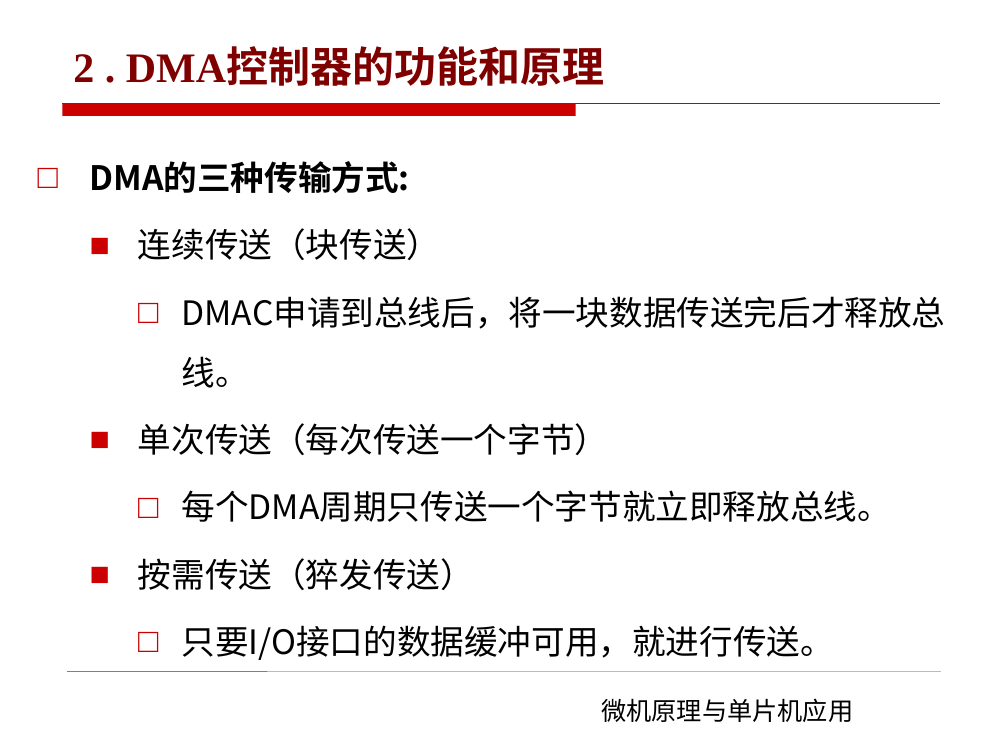
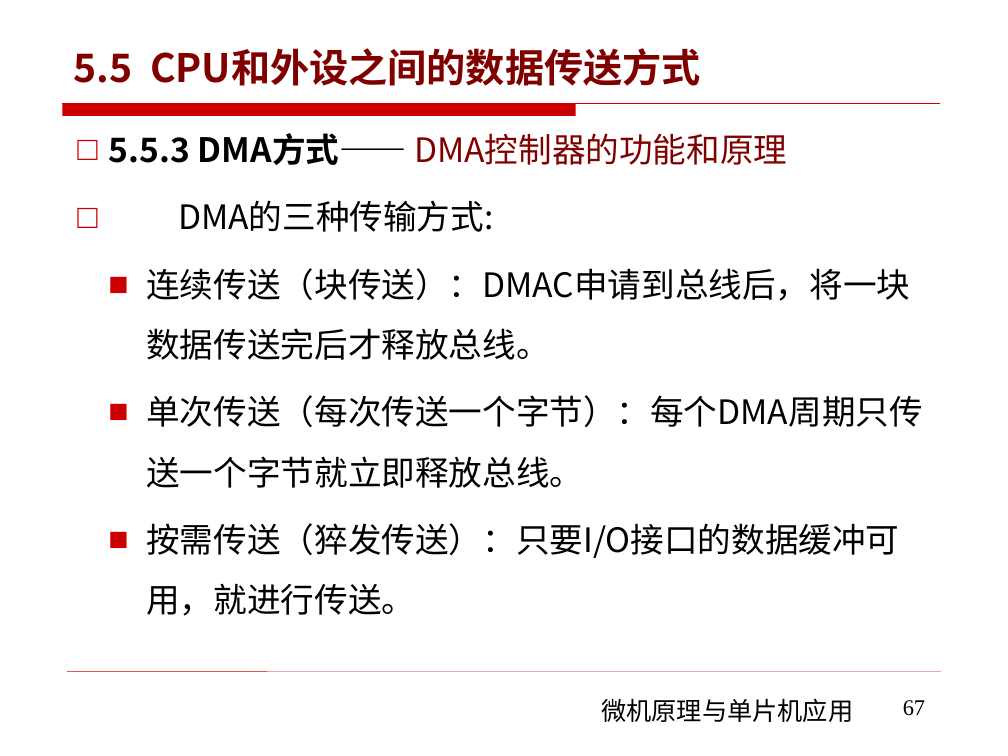
Before and after one commit to rshouc/Microcomputer, a slide deck: slide 67 of PPT/The Principle of Microcomputer/第五章 微机原理（微机和外设的数据传输) .pptx (slide 68 before the commit). Drawn at 1008x756 pixels with LibreOffice and Linux fonts; fonts in the diff are those of the drawing; background and template pictures are left out. Boxes give left, top, right and bottom in pixels: in the first picture for what was removed or moved away, otherwise in the second. Text is boxed around its words. In the diff, an @@ line names an element or a change of style, - is before the commit and + after.

```diff
--- a/PPT/The Principle of Microcomputer/第五章 微机原理（微机和外设的数据传输) .pptx
+++ b/PPT/The Principle of Microcomputer/第五章 微机原理（微机和外设的数据传输) .pptx
@@ title at [73,48,701,86]: text changed; size 30 to 28 pt; font Times New Roman to Noto Sans CJK SC @@
-2 . DMA控制器的功能和原理
+5.5 CPU和外设之间的数据传送方式
@@ text "5.5.3 DMA方式—— DMA控制器的功能和原理": place and size @@
-text "5.5.3 DMA方式—— DMA控制器的功能和原理" at [90,161,946,660]
+text "5.5.3 DMA方式—— DMA控制器的功能和原理" at [109,133,922,616]
@@ text at [109,133,787,165]: paragraph added @@
+□ 5.5.3 DMA方式—— DMA控制器的功能和原理
@@ text at [146,268,922,616]: text changed @@
-  ■ 连续传送（块传送）
-    □ DMAC申请到总线后，将一块数据传送完后才释放总线。
-  ■ 单次传送（每次传送一个字节）
-    □ 每个DMA周期只传送一个字节就立即释放总线。
-  ■ 按需传送（猝发传送）
-    □ 只要I/O接口的数据缓冲可用，就进行传送。
+  ■ 连续传送（块传送）：DMAC申请到总线后，将一块数据传送完后才释放总线。
+  ■ 单次传送（每次传送一个字节）：每个DMA周期只传送一个字节就立即释放总线。
+  ■ 按需传送（猝发传送）：只要I/O接口的数据缓冲可用，就进行传送。
@@ page number added at [903,700,925,716], 16 pt, text #000000 @@
+67
```
Also in this commit, not shown: 16 other slides changed, 2 slides added, 1 slide removed.
